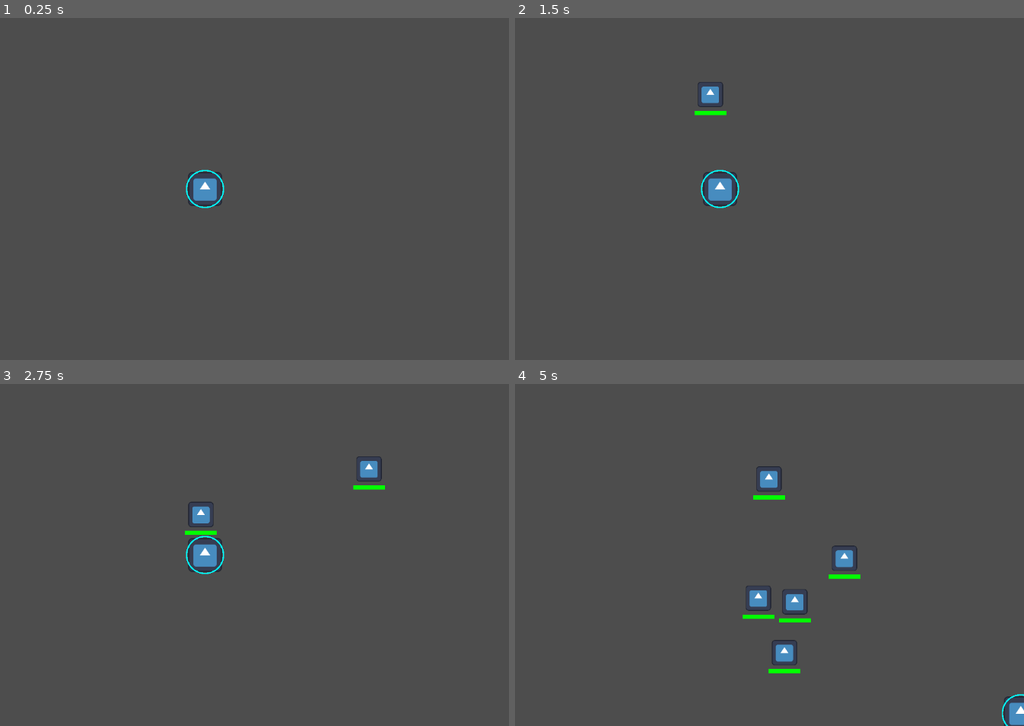
Above: before the commit, frames 1-4 (two rows, left to right).
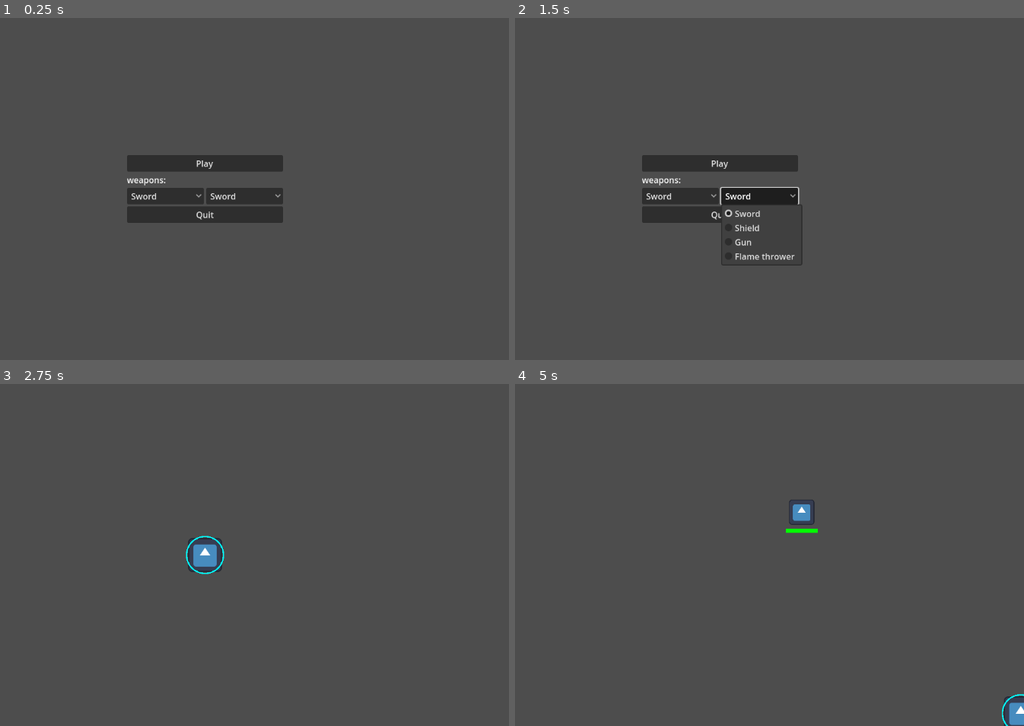
Above: after the commit, the same moments.

Repository: stoelzel/Top-down-swarm-fighting-game
Game: Godot game, scene res://Scenes/Menus/main_menu.tscn
Two runs of this game, one before a commit and one after it. Both use one fixed random seed, a clock stepped at 60 frames per second and the inputs below. Before the commit the project starts from res://Scenes/game.tscn. The engine's default icon, where the game draws it, is replaced by a stand-in: a white triangle on a blue panel in a dark square.
Inputs (mouse positions are in pixels of both pictures, inside the frame that each line leads up to):
- Up to frame 1 (0.25 s): no input
- Up to frame 2 (1.5 s): click (682, 195) at 0.5 s, where only the run after the commit has a clickable "Sword"; click (759, 195) at 1.25 s, where only the run after the commit has a clickable "Sword"
- Up to frame 3 (2.75 s): click (203, 531) at 2 s, where only the run after the commit has a clickable "Play"
- Up to frame 4 (5 s): move the mouse to (856, 537) at 2.77 s; hold D (move_right) 2.78-3.53 s; hold 1 (1) 2.78-3.53 s; tap 2 (2) at 3.05, 3.6, 4.55 s; move the mouse to (596, 572) at 3.52 s; hold S (move_down) 3.53-4.28 s; tap 1 (1) at 3.8 s; move the mouse to (779, 479) at 4.27 s; hold D (move_right) from 4.28 s (still down); hold 1 (1) from 4.28 s (still down)

The runs differ from the first frame. In frame 1, 4.5% of the frame differs, in the area x 24-56%, y 40-60%; in frame 2, 4.7%, in the area x 24-57%, y 18-73%; in frame 3, 0.6%; in frame 4, 1.9%.

Commit message:
main menu and weapon selection

Diff:
--- /dev/null
+++ b/Scenes/Menus/main_menu.gd
@@ -0,0 +1,22 @@
+extends Control
+
+
+func _ready() -> void:
+	Singleton.weapon_1 = 1
+	Singleton.weapon_2 = 1
+
+
+func _on_play_pressed() -> void:
+	get_tree().change_scene_to_file("res://Scenes/game.tscn")
+
+
+func _on_quit_pressed() -> void:
+	get_tree().quit()
+
+
+func _on_weapon_1_item_selected(index: int) -> void:
+	Singleton.weapon_1 = index + 1
+
+
+func _on_weapon_2_item_selected(index: int) -> void:
+	Singleton.weapon_2 = index + 1
--- /dev/null
+++ b/Scenes/Menus/main_menu.tscn
@@ -0,0 +1,84 @@
+[gd_scene load_steps=2 format=3 uid="uid://cw3tk1b2xv5jn"]
+
+[ext_resource type="Script" path="res://Scenes/Menus/main_menu.gd" id="1_nfpw6"]
+
+[node name="Main Menu" type="Control"]
+layout_mode = 3
+anchors_preset = 15
+anchor_right = 1.0
+anchor_bottom = 1.0
+grow_horizontal = 2
+grow_vertical = 2
+script = ExtResource("1_nfpw6")
+
+[node name="MarginContainer" type="MarginContainer" parent="."]
+layout_mode = 1
+anchors_preset = 8
+anchor_left = 0.5
+anchor_top = 0.5
+anchor_right = 0.5
+anchor_bottom = 0.5
+offset_left = -21.0
+offset_top = -33.0
+offset_right = 21.0
+offset_bottom = 33.0
+grow_horizontal = 2
+grow_vertical = 2
+
+[node name="VBoxContainer" type="VBoxContainer" parent="MarginContainer"]
+layout_mode = 2
+
+[node name="Play" type="Button" parent="MarginContainer/VBoxContainer"]
+layout_mode = 2
+text = "Play"
+
+[node name="RichTextLabel" type="RichTextLabel" parent="MarginContainer/VBoxContainer"]
+layout_mode = 2
+bbcode_enabled = true
+text = "weapons:"
+fit_content = true
+autowrap_mode = 0
+
+[node name="HBoxContainer" type="HBoxContainer" parent="MarginContainer/VBoxContainer"]
+layout_mode = 2
+alignment = 1
+
+[node name="Weapon 1" type="OptionButton" parent="MarginContainer/VBoxContainer/HBoxContainer"]
+layout_mode = 2
+size_flags_horizontal = 2
+size_flags_vertical = 4
+selected = 0
+item_count = 4
+popup/item_0/text = "Sword"
+popup/item_0/id = 1
+popup/item_1/text = "Shield"
+popup/item_1/id = 2
+popup/item_2/text = "Gun"
+popup/item_2/id = 3
+popup/item_3/text = "Flame thrower"
+popup/item_3/id = 4
+
+[node name="Weapon 2" type="OptionButton" parent="MarginContainer/VBoxContainer/HBoxContainer"]
+layout_mode = 2
+size_flags_horizontal = 10
+size_flags_vertical = 4
+selected = 0
+item_count = 4
+popup/item_0/text = "Sword"
+popup/item_0/id = 1
+popup/item_1/text = "Shield"
+popup/item_1/id = 2
+popup/item_2/text = "Gun"
+popup/item_2/id = 3
+popup/item_3/text = "Flame thrower"
+popup/item_3/id = 4
+
+[node name="Quit" type="Button" parent="MarginContainer/VBoxContainer"]
+layout_mode = 2
+text = "Quit
+"
+
+[connection signal="pressed" from="MarginContainer/VBoxContainer/Play" to="." method="_on_play_pressed"]
+[connection signal="item_selected" from="MarginContainer/VBoxContainer/HBoxContainer/Weapon 1" to="." method="_on_weapon_1_item_selected"]
+[connection signal="item_selected" from="MarginContainer/VBoxContainer/HBoxContainer/Weapon 2" to="." method="_on_weapon_2_item_selected"]
+[connection signal="pressed" from="MarginContainer/VBoxContainer/Quit" to="." method="_on_quit_pressed"]
--- a/Scenes/Weapons/flamethrower_fire.gd
+++ b/Scenes/Weapons/flamethrower_fire.gd
@@ -4,7 +4,7 @@
 var speed_fac: float
 
 var damage: float = 0.0
-var passive_damage: float = 300.0
+var passive_damage: float = 200.0
 var knockback: float = 0.0
 var stun: float = 0.0
 
@@ -13,7 +13,7 @@
 
 var knockback_position: Vector2
 
-var effects: Array = ["fire"]
+var fire_inflict: float = 1.5
 
 # Called when the node enters the scene tree for the first time.
 func _ready() -> void:
--- /dev/null
+++ b/Scenes/game.gd
@@ -0,0 +1,14 @@
+extends Node2D
+
+var stored_weapon_1: int
+var stored_weapon_2: int
+
+# Called when the node enters the scene tree for the first time.
+func _ready() -> void:
+	print(stored_weapon_1)
+	print(stored_weapon_2)
+
+
+# Called every frame. 'delta' is the elapsed time since the previous frame.
+func _process(delta: float) -> void:
+	pass
--- a/Scenes/game.tscn
+++ b/Scenes/game.tscn
@@ -1,6 +1,7 @@
-[gd_scene load_steps=9 format=3 uid="uid://ey4oxpmc67ey"]
+[gd_scene load_steps=10 format=3 uid="uid://ey4oxpmc67ey"]
 
 [ext_resource type="PackedScene" uid="uid://cmussoaoyjx5c" path="res://Scenes/player.tscn" id="1_frit7"]
+[ext_resource type="Script" path="res://Scenes/game.gd" id="1_lxf3j"]
 [ext_resource type="Script" path="res://Scripts/Weapons/weapons_manager.gd" id="2_72a5l"]
 [ext_resource type="PackedScene" uid="uid://c4cc7xsc6rnro" path="res://Scenes/Weapons/sword_swing.tscn" id="3_lqt6k"]
 [ext_resource type="Script" path="res://Scripts/Enemies/enemy_manager.gd" id="4_nmm0a"]
@@ -10,6 +11,7 @@
 [ext_resource type="PackedScene" uid="uid://6fdmy884f5yj" path="res://Scenes/Weapons/flamethrower_fire.tscn" id="6_a32ee"]
 
 [node name="Game" type="Node2D"]
+script = ExtResource("1_lxf3j")
 
 [node name="Player" parent="." instance=ExtResource("1_frit7")]
 unique_name_in_owner = true
--- a/Scripts/Enemies/enemy.gd
+++ b/Scripts/Enemies/enemy.gd
@@ -39,14 +39,13 @@
 				if stun_time < item.stun:
 					stun_time = item.stun
 
-			if "effects" in item:
-				if "fire" in item.effects:
-					on_fire = 1.5
+			if "fire_inflict" in item:
+				on_fire = item.fire_inflict
 			health -= item.passive_damage * delta
 			_health_check()
 
 	if on_fire > 0:
-		health -= 100 * delta
+		health -= 200 * delta
 		_health_check()
 
 func _physics_process(delta: float) -> void:
@@ -94,9 +93,8 @@
 			if stun_time < area.stun:
 				stun_time = area.stun
 
-		if "effects" in area:
-			if "fire" in area.effects:
-				on_fire = 1.5
+		if "fire_inflict" in area:
+			on_fire = area.fire_inflict
 		health -= area.damage
 		_health_check()
 		print(health)
--- a/Scripts/Enemies/enemy_manager.gd
+++ b/Scripts/Enemies/enemy_manager.gd
@@ -4,16 +4,19 @@
 
 @onready var player = %Player
 
+var active: bool = true
+
 var timer: float
 
 # Called when the node enters the scene tree for the first time.
 func _ready() -> void:
-	pass # Replace with function body.
+	pass
 
 
 # Called every frame. 'delta' is the elapsed time since the previous frame.
 func _process(delta: float) -> void:
-	timer += delta
+	if active == true:
+		timer += delta
 	if timer > 1:
 		timer = 0
 		var inst = enemy_1_prefab.instantiate()
--- /dev/null
+++ b/Scripts/Singleton.gd
@@ -0,0 +1,4 @@
+extends Node
+
+var weapon_1: int = 1
+var weapon_2: int = 4
--- a/Scripts/Weapons/weapons_manager.gd
+++ b/Scripts/Weapons/weapons_manager.gd
@@ -35,6 +35,8 @@
 
 # Called when the node enters the scene tree for the first time.
 func _ready() -> void:
+	stored_weapon_1 = Singleton.weapon_1
+	stored_weapon_2 = Singleton.weapon_2
 	stored_weapon_equiped = 1
 
 
--- a/project.godot
+++ b/project.godot
@@ -10,11 +10,15 @@
 
 [application]
 
-config/name="Fighting Game"
+config/name="Top down swarm fighting game"
 config/tags=PackedStringArray("2d")
-run/main_scene="res://Scenes/game.tscn"
+run/main_scene="res://Scenes/Menus/main_menu.tscn"
 config/features=PackedStringArray("4.3", "GL Compatibility")
 config/icon="res://Assets/icon.svg"
+
+[autoload]
+
+Singleton="*res://Scripts/Singleton.gd"
 
 [input]
 
@@ -57,6 +61,11 @@
 "events": [Object(InputEventKey,"resource_local_to_scene":false,"resource_name":"","device":-1,"window_id":0,"alt_press …(191 unchanged characters)…
 ]
 }
+activate={
+"deadzone": 0.5,
+"events": [Object(InputEventKey,"resource_local_to_scene":false,"resource_name":"","device":-1,"window_id":0,"alt_pressed":false,"shift_pressed":false,"ctrl_pressed":false,"meta_pressed":false,"pressed":false,"keycode":0,"physical_keycode":32,"key_label":0,"unicode":32,"location":0,"echo":false,"script":null)
+]
+}
 
 [rendering]
 
Not shown, changed: README.md
